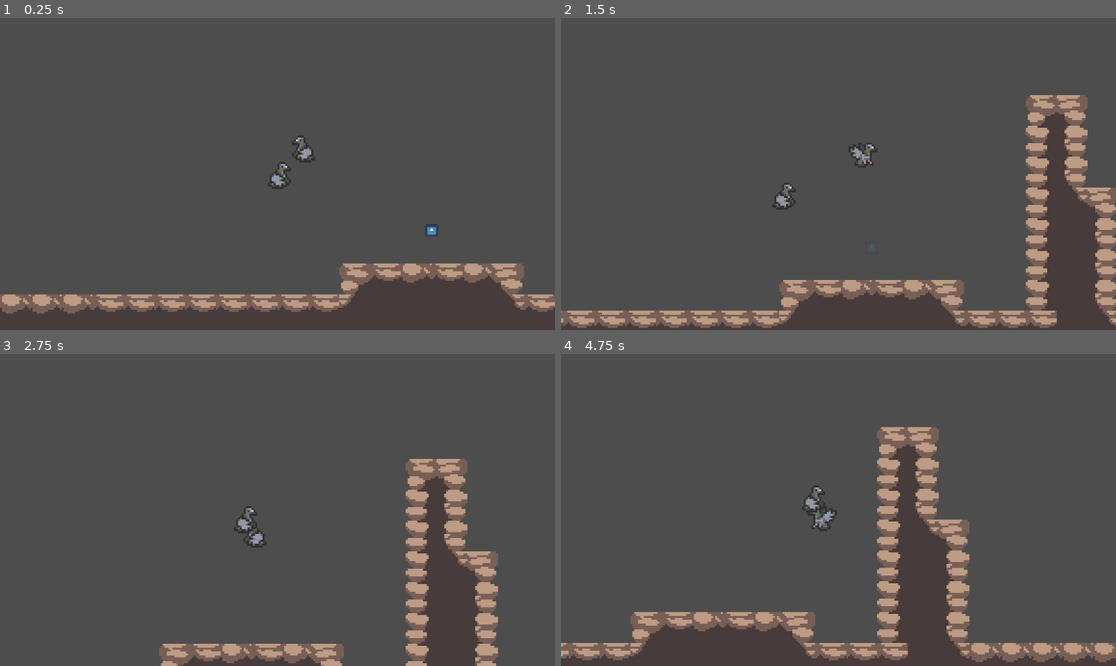
Above: before the commit, frames 1-4 (two rows, left to right).
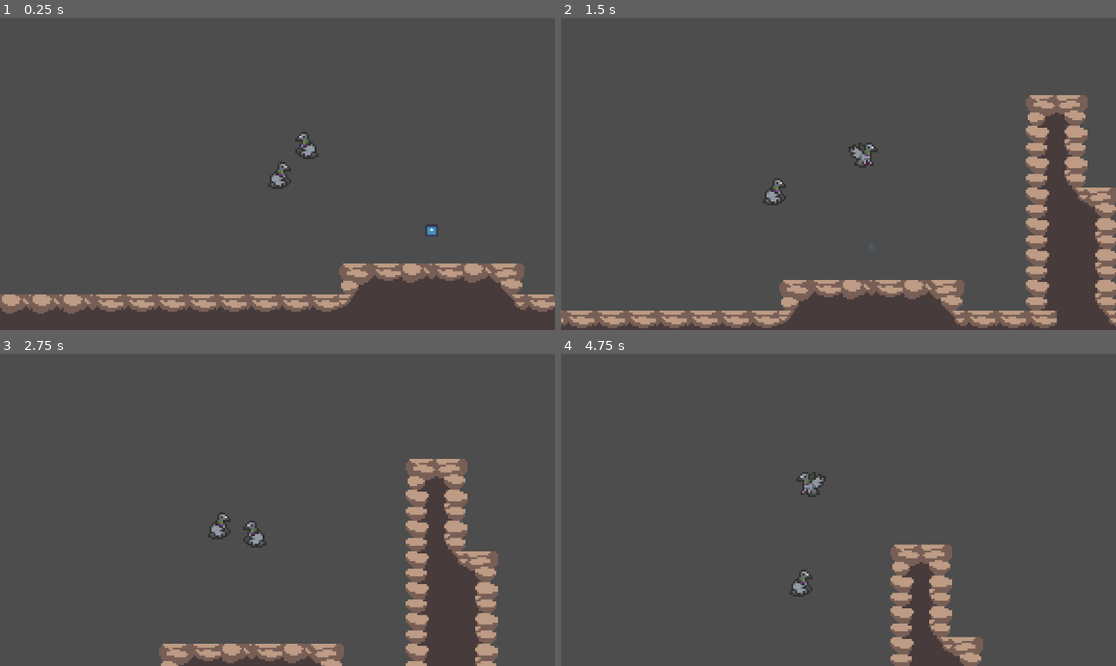
Above: after the commit, the same moments.

Repository: emmadilemma320/ludum_dare_
Game: Godot game, scene res://scenes/game.tscn
Same seed, same stepped clock (60 frames per second), same inputs: the game is played once before the commit and once after it. The engine's default icon, where the game draws it, is replaced by a stand-in: a white triangle on a blue panel in a dark square.
Inputs:
- Up to frame 1 (0.25 s): no input
- Up to frame 2 (1.5 s): hold Down (dive) 0.53-1.28 s; hold Right (right) from 0.53 s (still down); tap Up (flap) at 0.77, 1.07 s; tap C (interact) at 1.35 s
- Up to frame 3 (2.75 s): tap Up (flap) at 1.52, 1.82 s; release Right (right) at 2.03 s; hold Left (left) from 2.03 s (still down); hold Down (dive) from 2.03 s (still down)
- Up to frame 4 (4.75 s): release Left (left) at 2.78 s; release Down (dive) at 2.78 s; hold Right (right) 2.78-4.28 s; tap C (interact) at 2.85, 4.35 s; tap Up (flap) at 3.02, 3.32, 3.77, 4.07, 4.52 s; hold Down (dive) 3.53-4.28 s; hold Left (left) from 4.28 s (still down)

The runs differ from the first frame. In frame 1, 0.2% of the frame differs, in the area x 52-58%, y 36-47%; in frame 2, 0.3%; in frame 3, 0.4%; in frame 4, 13%, in the area x 0-100%, y 23-100%.

Commit message:
Adjusted enemy movement
Changed enemy speed. Removed movement collisions between player and enemy.

Diff:
--- a/scenes/crow_enemy.tscn
+++ b/scenes/crow_enemy.tscn
@@ -29,6 +29,8 @@
 }]
 
 [node name="CrowEnemy" type="CharacterBody2D"]
+collision_layer = 2
+collision_mask = 2
 script = ExtResource("1_6ouuk")
 
 [node name="CollisionShape2D" type="CollisionShape2D" parent="."]
--- a/scenes/game.tscn
+++ b/scenes/game.tscn
@@ -65,6 +65,9 @@
 physics_layer_0/collision_layer = 1
 sources/0 = SubResource("TileSetAtlasSource_p57ef")
 
+[sub_resource type="RectangleShape2D" id="RectangleShape2D_iywne"]
+size = Vector2(476, 20)
+
 [node name="Game" type="Node2D"]
 
 [node name="Player" parent="." instance=ExtResource("1_yqjtg")]
@@ -79,3 +82,11 @@
 [node name="Map" type="TileMapLayer" parent="."]
 tile_map_data = PackedByteArray("AAD6/wQAAAADAAEAAAD7/wQAAAADAAEAAAD8/wQAAAADAAEAAAD9/wQAAAADAAEAAAD+/wQAAAADAAEAAAD//w …(1712 unchanged characters)…
 tile_set = SubResource("TileSet_lbhrr")
+
+[node name="EnemyGround" type="StaticBody2D" parent="."]
+collision_layer = 2
+collision_mask = 2
+
+[node name="CollisionShape2D" type="CollisionShape2D" parent="EnemyGround"]
+position = Vector2(50, 70)
+shape = SubResource("RectangleShape2D_iywne")
--- a/scripts/crow_enemy.gd
+++ b/scripts/crow_enemy.gd
@@ -1,6 +1,6 @@
 class_name CrowEnemy extends CharacterBody2D
 
-const speed: int = 40
+const speed: int = 30
 
 var dir: Vector2
 var player_detected: bool
Not shown: 1 places in scenes/game.tscn that only renumber resources
